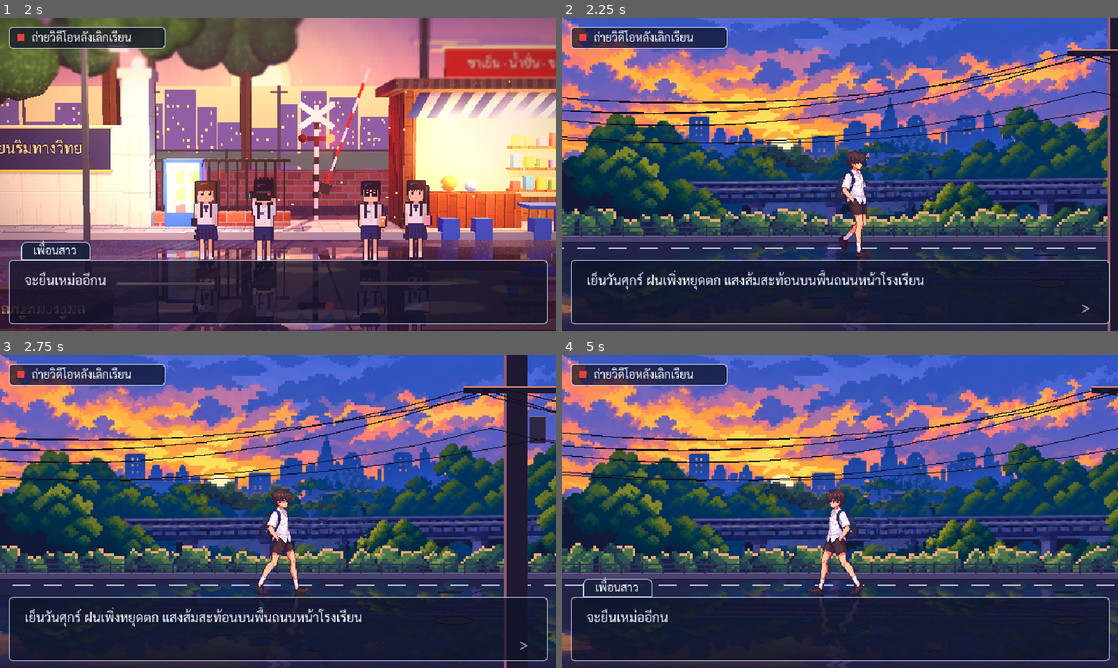
Above: before the commit, frames 1-4 (two rows, left to right).
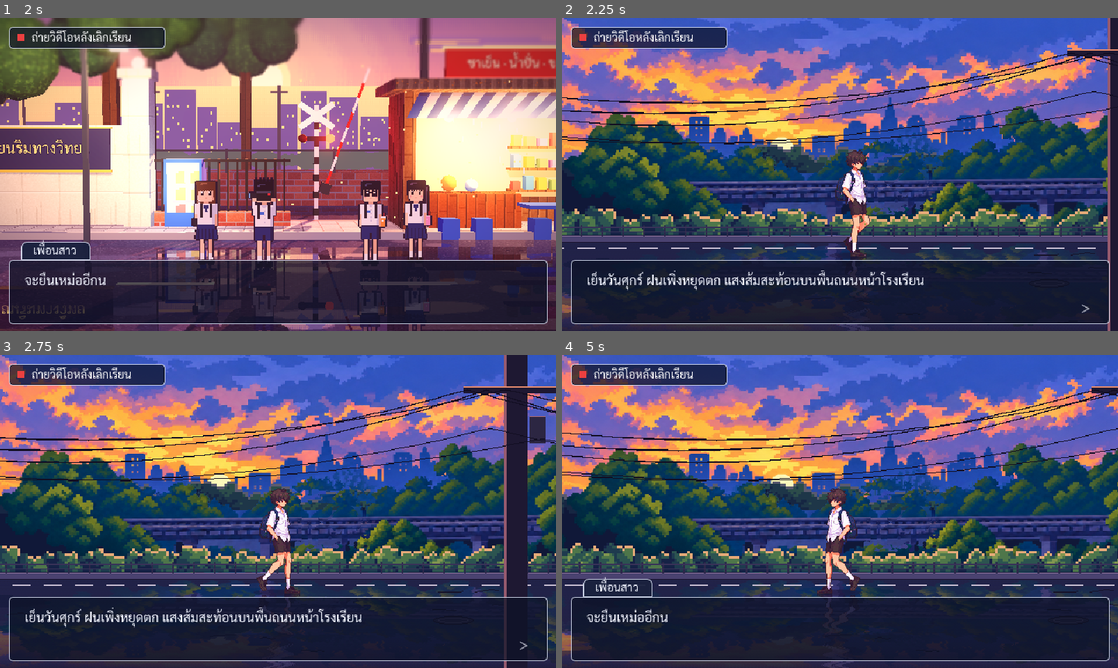
Above: after the commit, the same moments.

Repository: nerfmez/Story-game
Game: Godot game, scene res://scenes/main.tscn
Same seed, same stepped clock (60 frames per second), same inputs: the game is played once before the commit and once after it.
Inputs (mouse positions are in pixels of both pictures, inside the frame that each line leads up to):
- Up to frame 1 (2 s): tap Enter (ui_accept) at 0.5, 0.77, 1.52 s; move the mouse to (400, 158) at 0.52 s; hold Right (ui_right) 0.53-1.28 s; tap Tab at 0.6, 1.35 s; click (400, 158) at 0.67 s; move the mouse to (166, 190) at 1.27 s; hold Left (ui_left) from 1.28 s (still down); click (166, 190) at 1.42 s
- Up to frame 2 (2.25 s): move the mouse to (895, 105) at 2.02 s; release Left (ui_left) at 2.03 s; hold Right (ui_right) from 2.03 s (still down); tap Tab at 2.1 s; click (895, 105) at 2.17 s
- Up to frame 3 (2.75 s): keep holding Right (ui_right)
- Up to frame 4 (5 s): move the mouse to (812, 574) at 2.77 s; tap Tab at 2.85, 3.6, 4.35 s; click (812, 574) at 2.92 s; tap Enter (ui_accept) at 3.02, 3.77, 4.52 s; move the mouse to (1006, 558) at 3.52 s; release Right (ui_right) at 3.53 s; hold Left (ui_left) from 3.53 s (still down); click (1006, 558) at 3.67 s; move the mouse to (673, 464) at 4.27 s; click (673, 464) at 4.42 s

Frame 1 is identical in both runs. In frame 2, 0.5% of the frame differs, in the area x 49-56%, y 42-100%; in frame 3, 1.0%, in the area x 45-56%, y 42-100%; in frame 4, 1.0%.

Commit message:
Steady 15-frame walk; idle faces the last walking direction
- --lock-upper: every frame uses one frame's upper body (the AI video
  redraws hair/shirt/bag differently each frame, which read as shaking),
  with a clean 1px dip on the wide steps; only the legs animate.
- 15 frames at 12 fps instead of 8 at 6.4 for smoother legs.
- Idle pose flips to face the way the hero last walked.
- No mouse sway on touch screens (taps on the walk buttons jerked the camera).

Co-Authored-By: Claude Opus 5.5 <noreply@anthropic.com>
Claude-Session: https://claude.ai/code/session_011NAKRUA9btL4iodwTEM3Dh

Diff:
--- a/scripts/hero_walker.gd
+++ b/scripts/hero_walker.gd
@@ -5,14 +5,16 @@
 
 @export var idle_texture: Texture2D
 @export var walk_texture: Texture2D
-@export var walk_frames := 8
-## เฟรมต่อวินาทีของท่าเดิน (8 เฟรมต่อรอบ ≈ 1.25 วินาที ตามวิดีโอต้นฉบับ)
-@export var walk_fps := 6.4
+@export var walk_frames := 15
+## เฟรมต่อวินาทีของท่าเดิน (15 เฟรมต่อรอบ = 1.25 วินาที ตามวิดีโอต้นฉบับ)
+@export var walk_fps := 12.0
 ## ความเร็วเดิน (พิกเซล/วินาที) ตั้งให้พอดีกับก้าวเท้า เท้าจะไม่ไถลบนถนน
 @export var speed := 45.0
 ## ภาพท่าเดินกว้างกว่าภาพยืน เลื่อนให้ลำตัวตรงกับภาพยืน (ตอนหันซ้าย / ตอนพลิกหันขวา)
 @export var walk_offset := Vector2(-20, 0)
-@export var walk_offset_flipped := Vector2(-6, 0)
+@export var walk_offset_flipped := Vector2(-5, 0)
+## ภาพยืนตอนพลิกหันขวา เลื่อนให้ลำตัวอยู่ที่เดิม
+@export var idle_offset_flipped := Vector2(1, 0)
 
 @onready var _body: Sprite2D = $Body
 @onready var _reflection: Sprite2D = $Reflection
@@ -22,6 +24,8 @@
 var _x := 0.0
 ## ทิศจากปุ่มบนจอ (-1 ซ้าย, 0 หยุด, 1 ขวา) ตั้งโดย touch_controls.gd
 var touch_dir := 0.0
+## หันขวาอยู่หรือไม่ (หยุดเดินแล้วท่ายืนหันไปทางที่เดินล่าสุด)
+var _facing_right := false
 
 
 func _ready() -> void:
@@ -38,11 +42,12 @@
 	_x += dir * speed * delta
 	position.x = roundf(_x)
 	if dir != 0.0:
+		_facing_right = dir > 0.0
 		_anim_time += delta
-		_set_pose(true, dir > 0.0)
+		_set_pose(true, _facing_right)
 	else:
 		_anim_time = 0.0
-		_set_pose(false, false)
+		_set_pose(false, _facing_right)
 
 
 func _set_pose(walking: bool, facing_right: bool) -> void:
@@ -60,5 +65,6 @@
 			sprite.texture = idle_texture
 			sprite.hframes = 1
 			sprite.frame = 0
-			sprite.offset = Vector2.ZERO
-			sprite.flip_h = false
+			# ภาพยืนต้นฉบับหันซ้ายเหมือนท่าเดิน
+			sprite.offset = idle_offset_flipped if facing_right else Vector2.ZERO
+			sprite.flip_h = facing_right
--- a/scripts/scene_camera.gd
+++ b/scripts/scene_camera.gd
@@ -22,6 +22,9 @@
 
 func _ready() -> void:
 	_x = position.x
+	# บนจอสัมผัส "ตำแหน่งเมาส์" คือจุดที่นิ้วแตะ (เช่นปุ่มเดิน) กล้องจะกระตุกตาม จึงปิดการโยก
+	if DisplayServer.is_touchscreen_available() or OS.has_feature("mobile"):
+		mouse_sway = 0.0
 
 
 func pan_to(x: float) -> void:
Binary file changed: assets/characters/hero_walk.png
Binary file changed: docs/walk.gif
Not shown, changed: README.md
Not shown, changed: tools/import_walk_video.py
